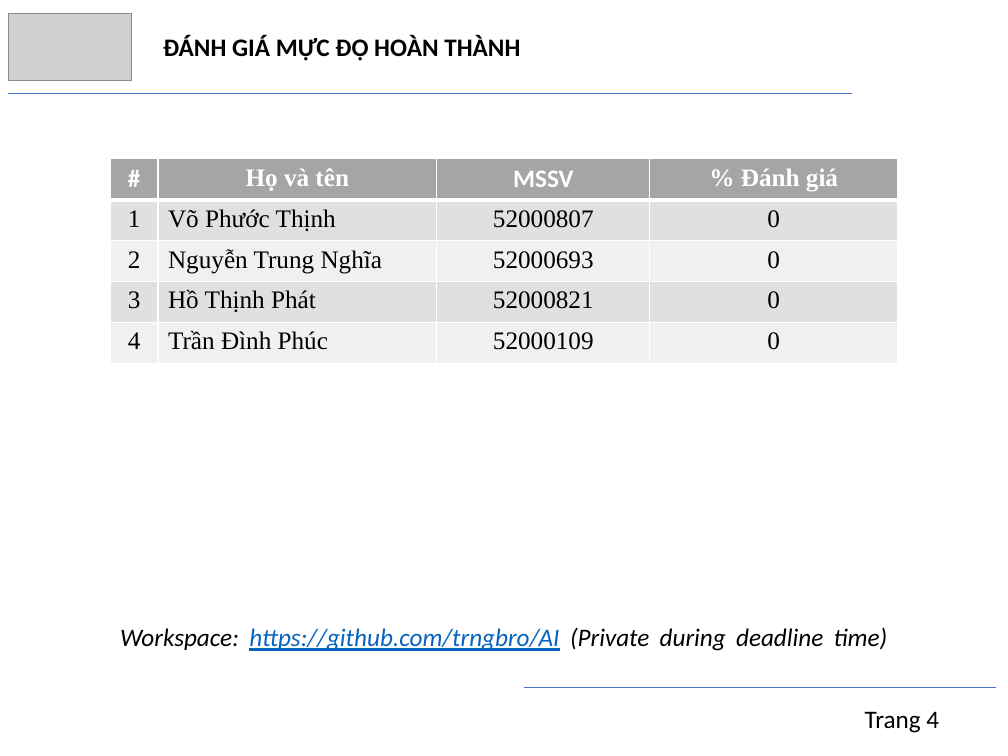
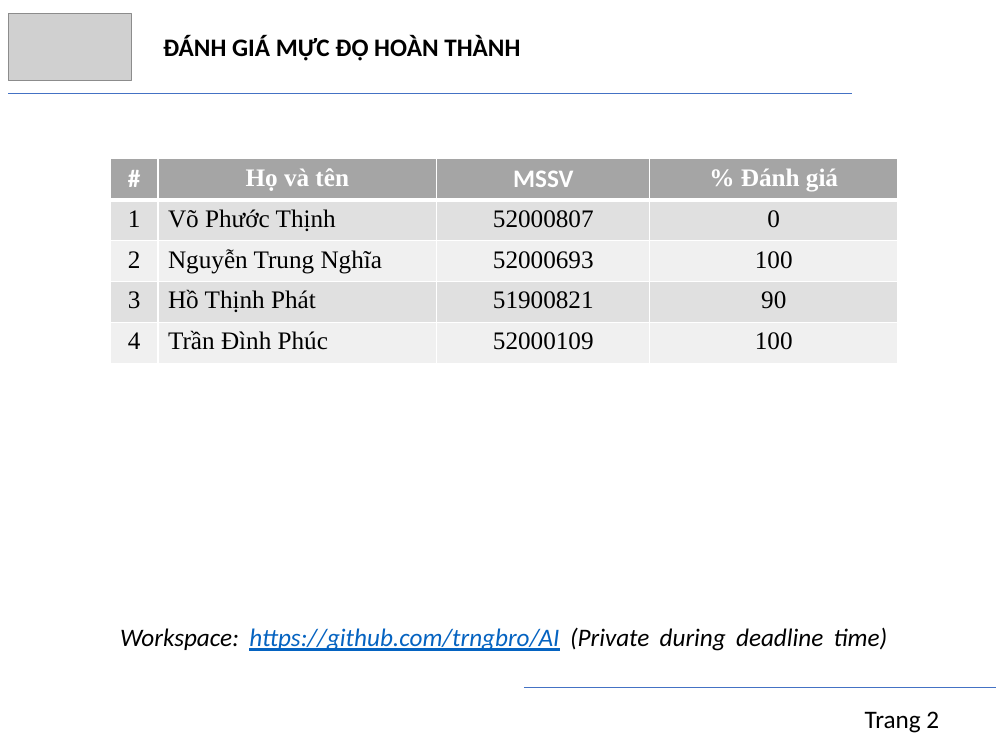
Before and after one commit to trngbro/AI, a slide deck: slide 3 of present/progress/presentation.pptx. Drawn at 1008x756 pixels with LibreOffice and Linux fonts; fonts in the diff are those of the drawing; grey boxes stand for pictures. Boxes give left, top, right and bottom in pixels: in the first picture for what was removed or moved away, otherwise in the second. Text is boxed around its words. In the diff, an @@ line names an element or a change of style, - is before the commit and + after.

```diff
--- a/present/progress/presentation.pptx
+++ b/present/progress/presentation.pptx
@@ table at (110,159,897,364) @@
-row 3, column 4: 0
+row 3, column 4: 100
-row 4, column 3: 52000821
+row 4, column 3: 51900821
-row 4, column 4: 0
+row 4, column 4: 90
-row 5, column 4: 0
+row 5, column 4: 100
@@ text at (865,711,939,733): text changed @@
-Trang 4
+Trang 2
```
Also in this commit, not shown: 3 other slides changed, 18 slides added, 1 other file.
